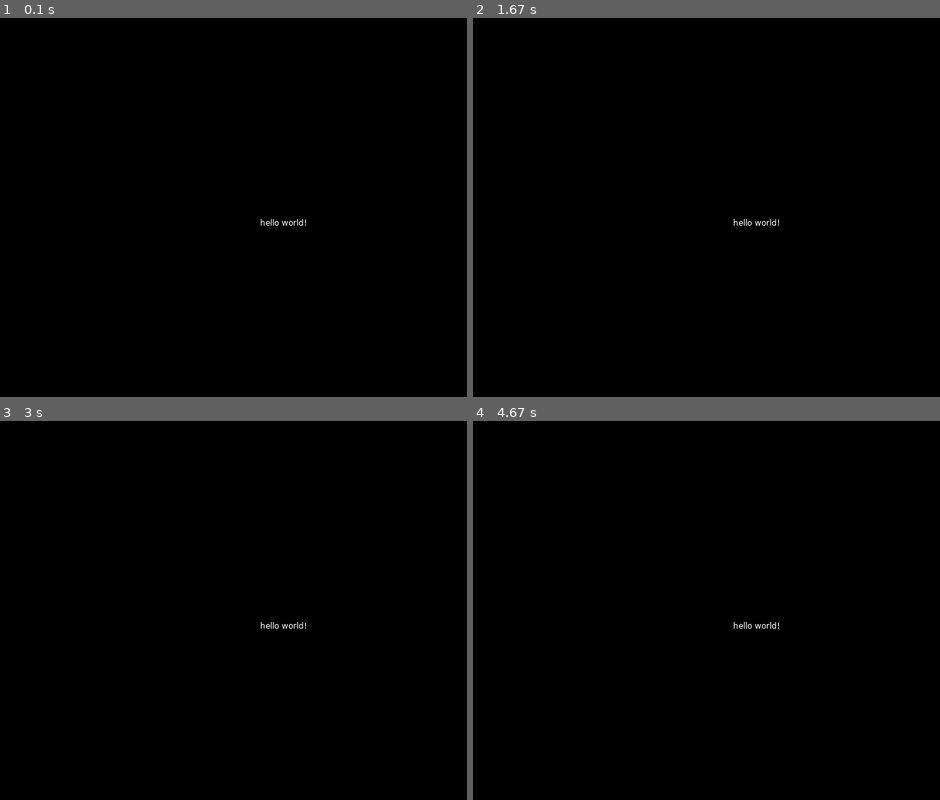
Above: before the commit, frames 1-4 (two rows, left to right).
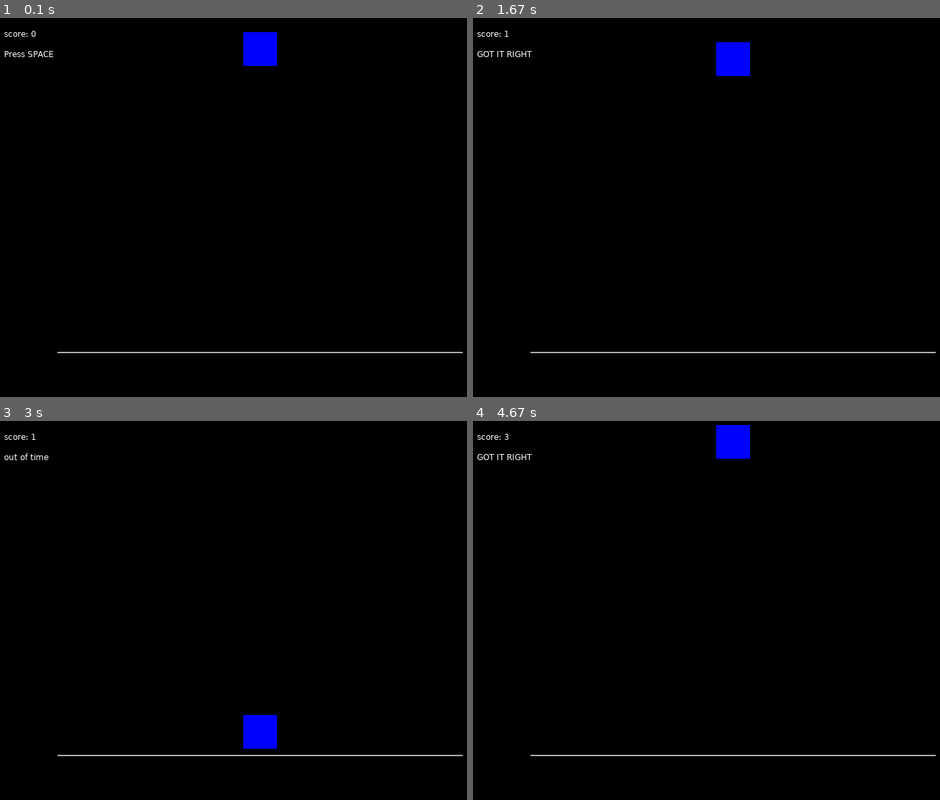
Above: after the commit, the same moments.

Repository: Developer-Vini/BitBOX
Game: LÖVE game, started from main.lua
The game is run twice, just before and just after one commit, with the same random seed, the same clock (stepped at 60 frames per second) and the same inputs.
Inputs:
- Up to frame 1 (0.1 s): no input
- Up to frame 2 (1.67 s): tap Space at 0.33, 1.23, 1.53 s
- Up to frame 3 (3 s): tap Space at 1.73, 2.03, 2.23, 2.53, 2.8 s
- Up to frame 4 (4.67 s): tap Space at 3.13, 3.43, 3.57, 3.97, 4.27, 4.63 s

The runs differ from the first frame. In frame 1, 1.2% of the frame differs, in the area x 0-100%, y 3-89%; in frame 2, 1.2%; in frame 3, 1.1%; in frame 4, 1.2%, in the area x 0-100%, y 1-89%.

Commit message:
feat: drawings added

Diff:
--- a/main.lua
+++ b/main.lua
@@ -13,7 +13,7 @@
 end
 
 function love.update(dt)
-    note.y += note.velocity * dt
+    note.y = note.y + note.velocity * dt
 
     if note.y > 600 then
         note.y = 0
@@ -27,7 +27,7 @@
         local distance = math.abs(centerNote - lineY)
 
         if distance <= 40 then
-            score += 1
+            score = score + 1
             message = "GOT IT RIGHT"
             note.y = 0
         else
@@ -37,5 +37,14 @@
 end
 
 function love.draw()
-   love.graphics.print('hello world!', 400, 300);
+--    love.graphics.print('hello world!', 400, 300);
+   love.graphics.setColor(1, 1, 1)
+   love.graphics.line(100, lineY, 700, lineY)
+
+   love.graphics.setColor(0, 0, 1)
+   love.graphics.rectangle("fill", note.x, note.y, note.width, note.height)
+
+   love.graphics.setColor(1, 1, 1)
+   love.graphics.print("score: " .. score, 20, 20)
+   love.graphics.print(message, 20, 50)
 end
